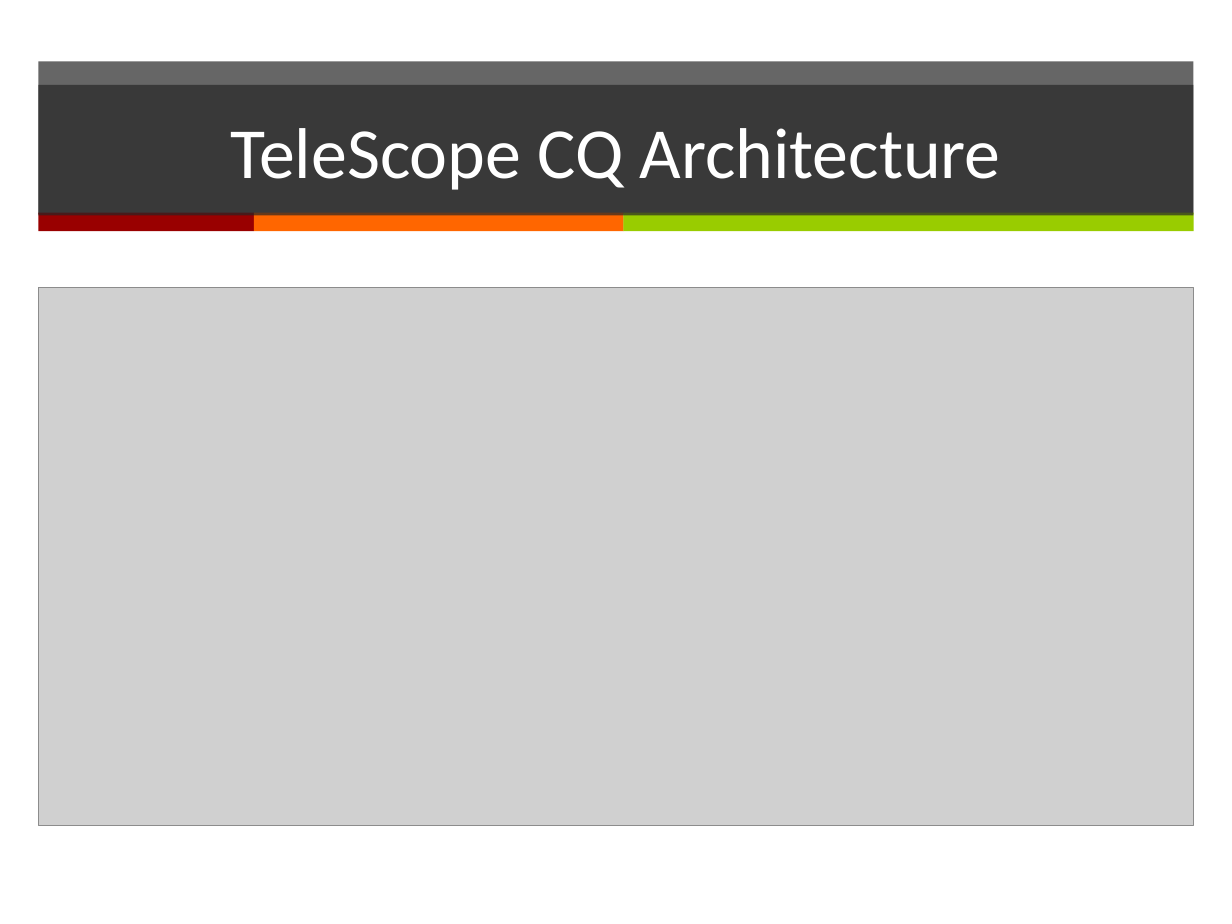
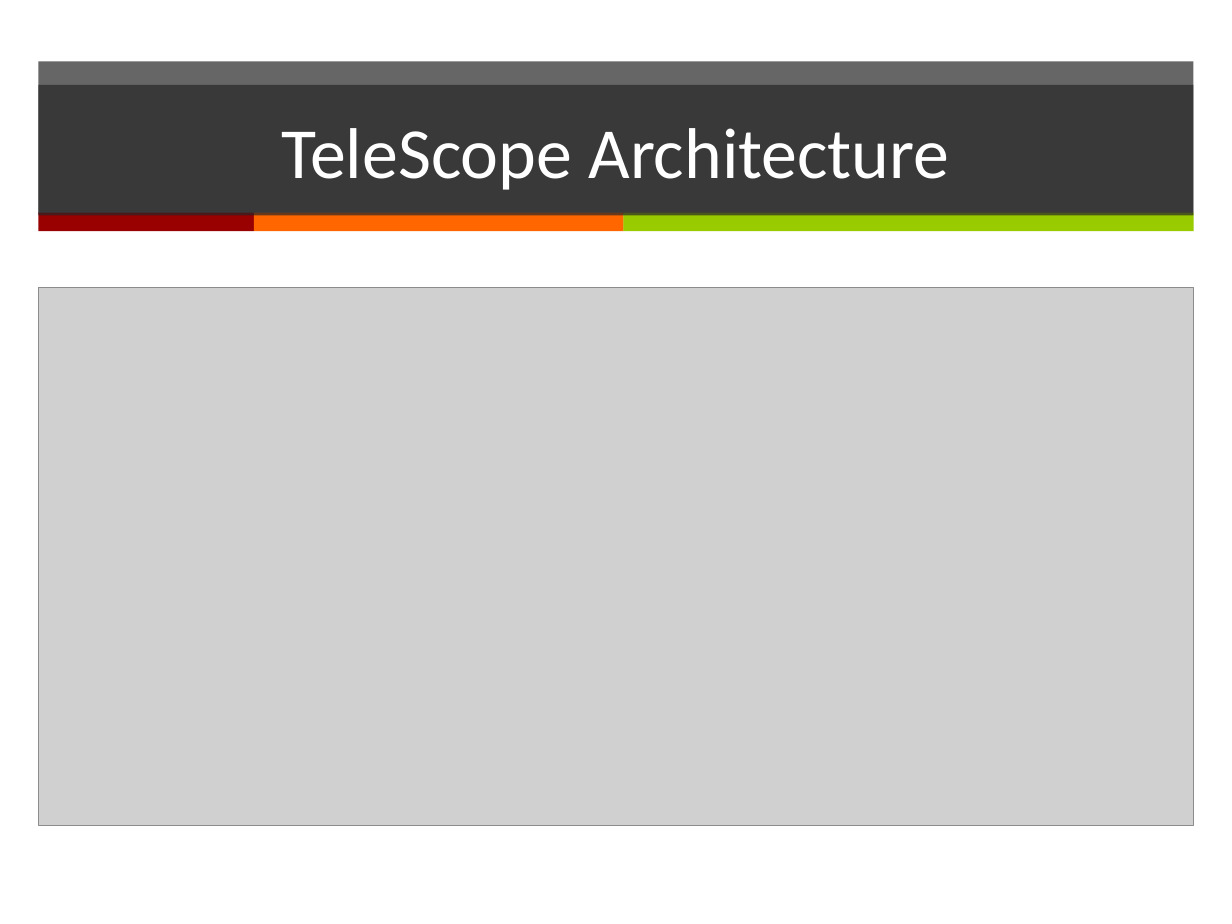
Before and after one commit to kirillbelyaev/telescope, a slide deck: slide 25 of doc/TeleScope.pptx. Drawn at 1232x924 pixels with LibreOffice and Linux fonts; fonts in the diff are those of the drawing; grey boxes stand for pictures. Boxes give left, top, right and bottom in pixels: in the first picture for what was removed or moved away, otherwise in the second. Text is boxed around its words. In the diff, an @@ line names an element or a change of style, - is before the commit and + after.

```diff
--- a/doc/TeleScope.pptx
+++ b/doc/TeleScope.pptx
@@ title at [282, 128, 949, 190]: text changed @@
-TeleScope CQ Architecture
+TeleScope Architecture
```
Also in this commit, not shown: 12 other slides changed.
